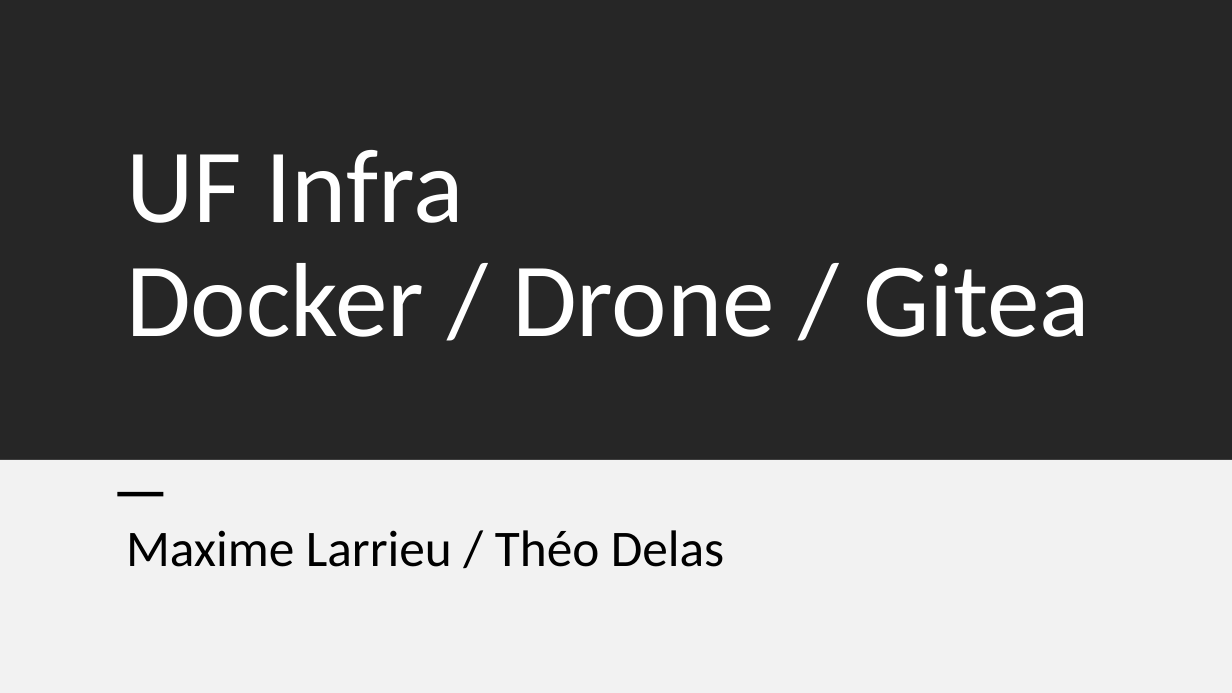
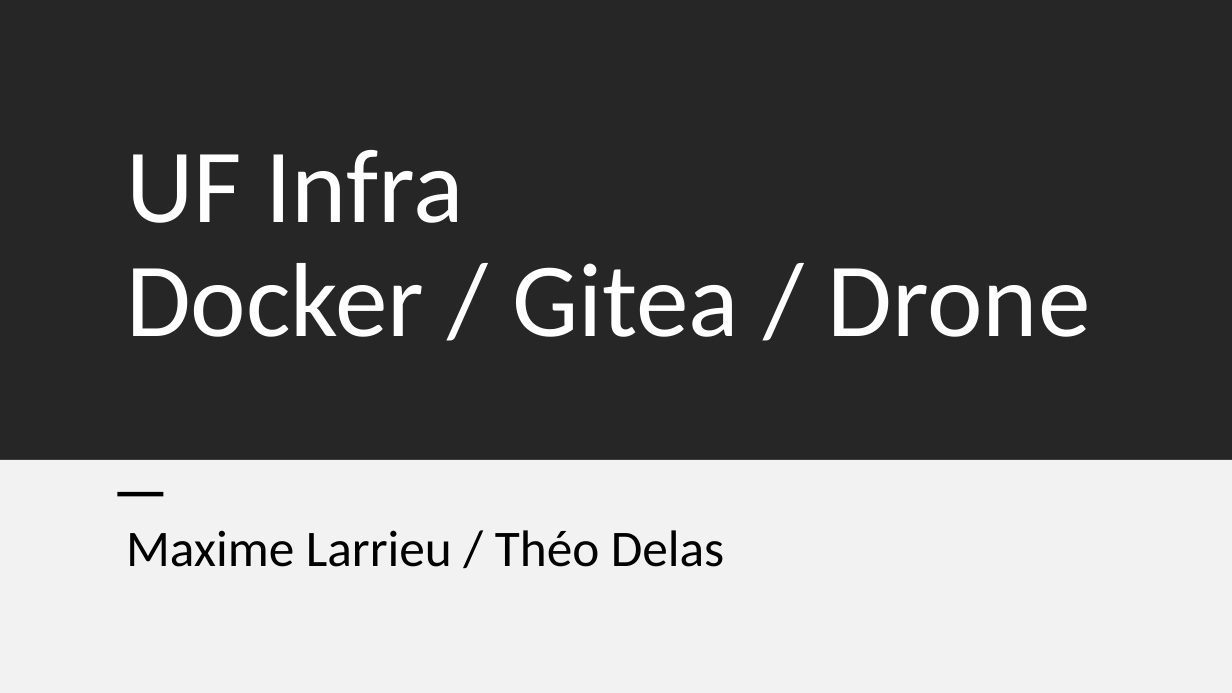
Before and after one commit to atomlong/b2a_uf_infra, a slide deck: slide 1 of ressources/UF Infra.pptx. Drawn at 1232x693 pixels with LibreOffice and Linux fonts; fonts in the diff are those of the drawing. Boxes give left, top, right and bottom in pixels: in the first picture for what was removed or moved away, otherwise in the second. Text is boxed around its words. In the diff, an @@ line names an element or a change of style, - is before the commit and + after.

Commit message:
Mise en forme diapo

```diff
--- a/ressources/UF Infra.pptx
+++ b/ressources/UF Infra.pptx
@@ title at box(126, 150, 1091, 337): text changed @@
-UF Infra
-Docker / Drone / Gitea
+UF Infra
+Docker / Gitea / Drone
```
